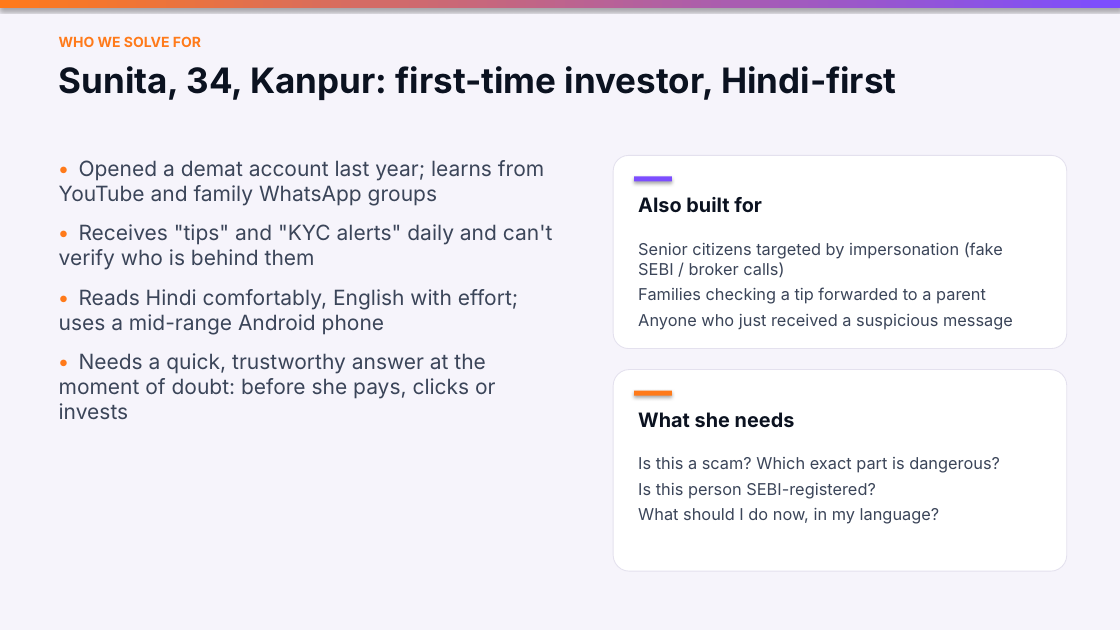
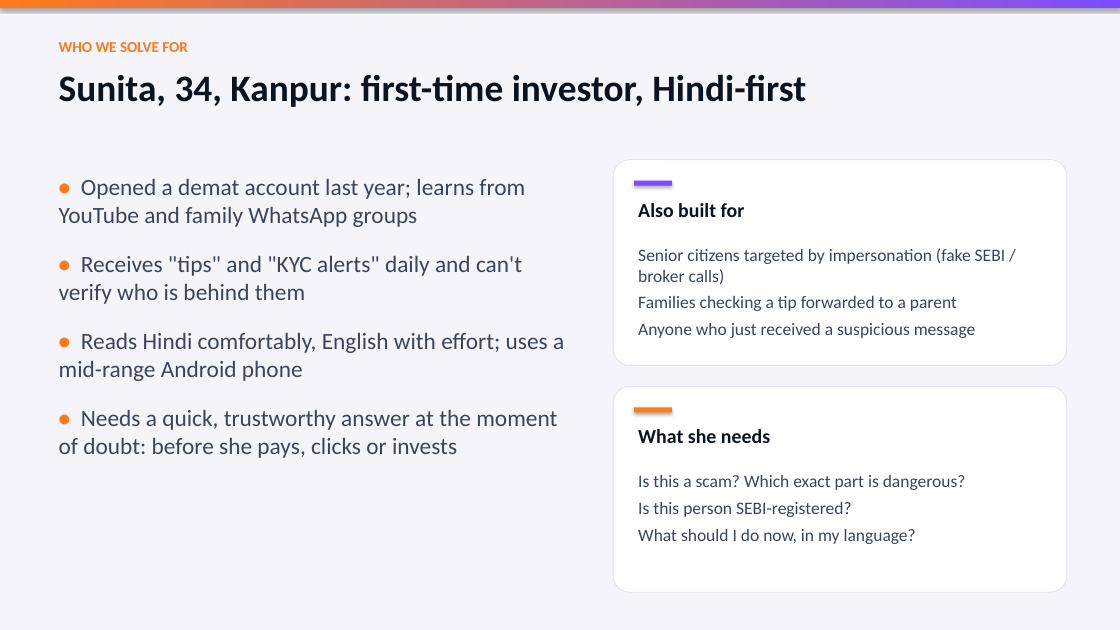
Before and after one commit to RudraPandit0504/nirikshak, a slide deck: slide 3 of presentation/Nirikshak.pptx. Drawn at 1120x630 pixels with LibreOffice and Linux fonts; fonts in the diff are those of the drawing. Boxes give left, top, right and bottom in pixels: in the first picture for what was removed or moved away, otherwise in the second. Text is boxed around its words. In the diff, an @@ line names an element or a change of style, - is before the commit and + after.

```diff
--- a/presentation/Nirikshak.pptx
+++ b/presentation/Nirikshak.pptx
@@ text "WHO WE SOLVE FOR" at (x1=59, y1=42, x2=188, y2=52): size 12 to 13 pt, font Inter to Calibri @@
@@ text "Sunita, 34, Kanpur: first-time investor, ..." at (x1=59, y1=74, x2=806, y2=107): size 30 to 32 pt, font Inter to Calibri @@
@@ text "• Opened a demat account ..." at (x1=59, y1=179, x2=564, y2=458): size 18 to 20 pt, font Inter to Calibri; more space between paragraphs @@
@@ rounded rectangle resized from (x1=613, y1=155, x2=1067, y2=349) to (x1=613, y1=160, x2=1067, y2=365) @@
@@ text "Also built for" at (x1=638, y1=203, x2=745, y2=217): font Inter to Calibri @@
@@ rectangle moved from (x1=634, y1=176, x2=672, y2=181) to (x1=634, y1=181, x2=672, y2=186) @@
@@ text "Senior citizens targeted by impersonation ..." at (x1=638, y1=248, x2=1005, y2=311): size 14 to 15 pt, font Inter to Calibri @@
@@ rounded rectangle resized from (x1=613, y1=370, x2=1067, y2=571) to (x1=613, y1=386, x2=1067, y2=592) @@
@@ 2 texts, 1 rectangle moved together from (x1=59, y1=160, x2=795, y2=428) to (x1=59, y1=179, x2=770, y2=458) @@
@@ text "What she needs" at (x1=638, y1=429, x2=770, y2=443): font Inter to Calibri @@
@@ text "Is this a scam? Which ..." at (x1=638, y1=475, x2=966, y2=544): size 14 to 15 pt, font Inter to Calibri @@
@@ text "Is this a scam? Which ..." moved from (x1=638, y1=457, x2=1000, y2=524) to (x1=638, y1=475, x2=966, y2=544) @@
```
Also in this commit, not shown: 13 other slides changed, 1 other file.
